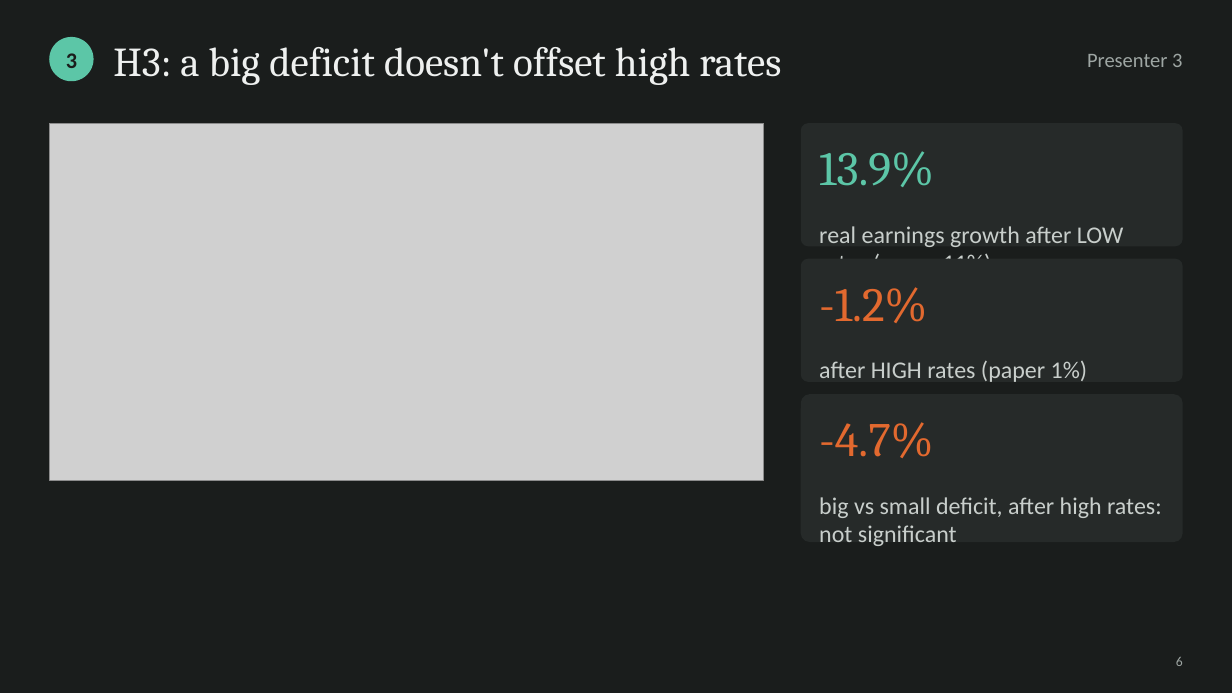
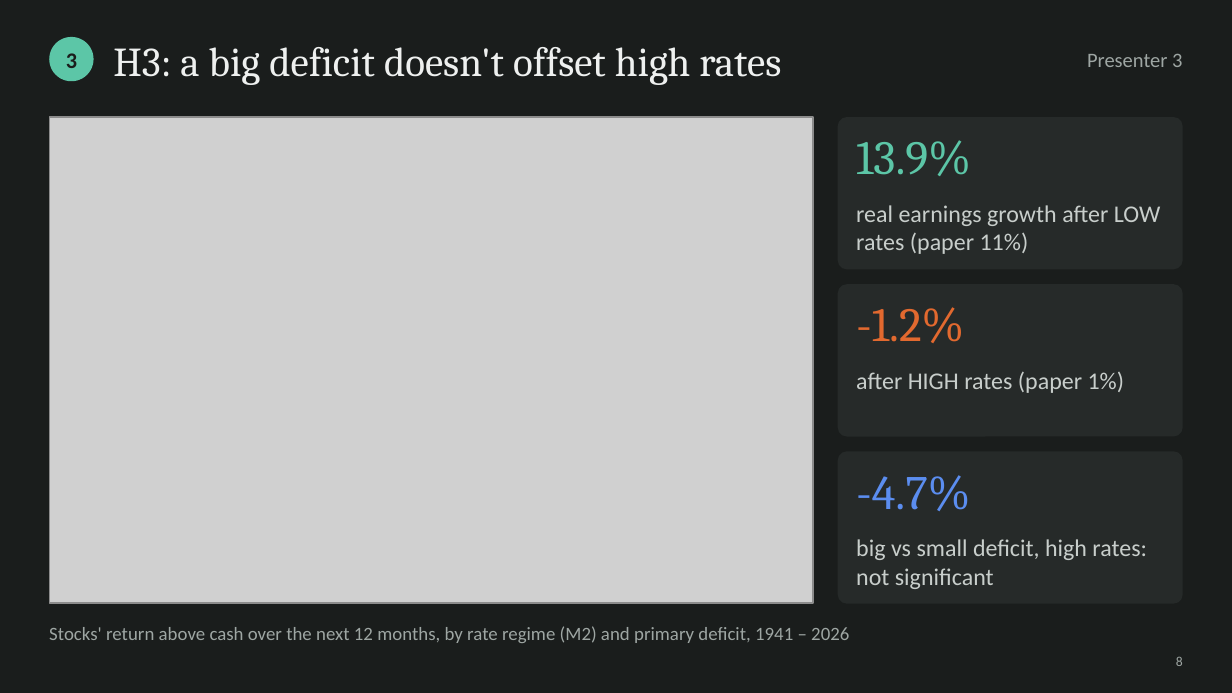
Before and after one commit to cyee02/MQF, a slide deck: slide 8 of QF600/Final Assignment/04 - Presentation Slides Group 6.pptx (slide 6 before the commit). Drawn at 1232x693 pixels with LibreOffice and Linux fonts; fonts in the diff are those of the drawing; grey boxes stand for pictures. Boxes give left, top, right and bottom in pixels: in the first picture for what was removed or moved away, otherwise in the second. Text is boxed around its words. In the diff, an @@ line names an element or a change of style, - is before the commit and + after.

```diff
--- a/QF600/Final Assignment/04 - Presentation Slides Group 6.pptx
+++ b/QF600/Final Assignment/04 - Presentation Slides Group 6.pptx
@@ picture: place and size @@
-picture at <box>49,123,764,480</box>
+picture at <box>49,117,813,604</box>
@@ rounded rectangle: place and size @@
-rounded rectangle at <box>801,123,1183,246</box>
+rounded rectangle at <box>838,117,1183,270</box>
@@ text "13.9%": place and size @@
-text "13.9%" at <box>819,151,934,187</box>
+text "13.9%" at <box>856,140,971,176</box>
@@ text "real earnings growth after LOW ..." rewrapped from <box>819,226,1124,259</box> to <box>856,205,1161,254</box> @@
@@ rounded rectangle: place and size @@
-rounded rectangle at <box>801,259,1183,382</box>
+rounded rectangle at <box>838,285,1183,437</box>
@@ text "-1.2%": place and size @@
-text "-1.2%" at <box>819,287,927,323</box>
+text "-1.2%" at <box>856,307,964,343</box>
@@ text "after HIGH rates (paper 1%)": place and size @@
-text "after HIGH rates (paper 1%)" at <box>819,361,1088,382</box>
+text "after HIGH rates (paper 1%)" at <box>856,372,1125,393</box>
@@ rounded rectangle: place and size @@
-rounded rectangle at <box>801,394,1183,542</box>
+rounded rectangle at <box>838,451,1183,604</box>
@@ text "-4.7%": place and size @@
-text "-4.7%" at <box>819,422,933,458</box>
+text "-4.7%" at <box>856,475,970,511</box>
@@ text "-4.7%" at <box>856,475,970,511</box>: text colour #E2692F to #5B8DEF @@
@@ text at <box>856,539,1147,589</box>: text changed @@
-big vs small deficit, after high rates: not significant
+big vs small deficit, high rates: not significant
@@ text added at <box>49,626,849,643</box>, 11 pt, text #9EA6A3 @@
+Stocks' return above cash over the next 12 months, by rate regime (M2) and primary deficit, 1941 – 2026
@@ text at <box>1176,657,1183,666</box>: text changed @@
-6
+8
```
Also in this commit, not shown: 11 other slides changed, 7 slides added, 2 slides removed, 34 other files.
